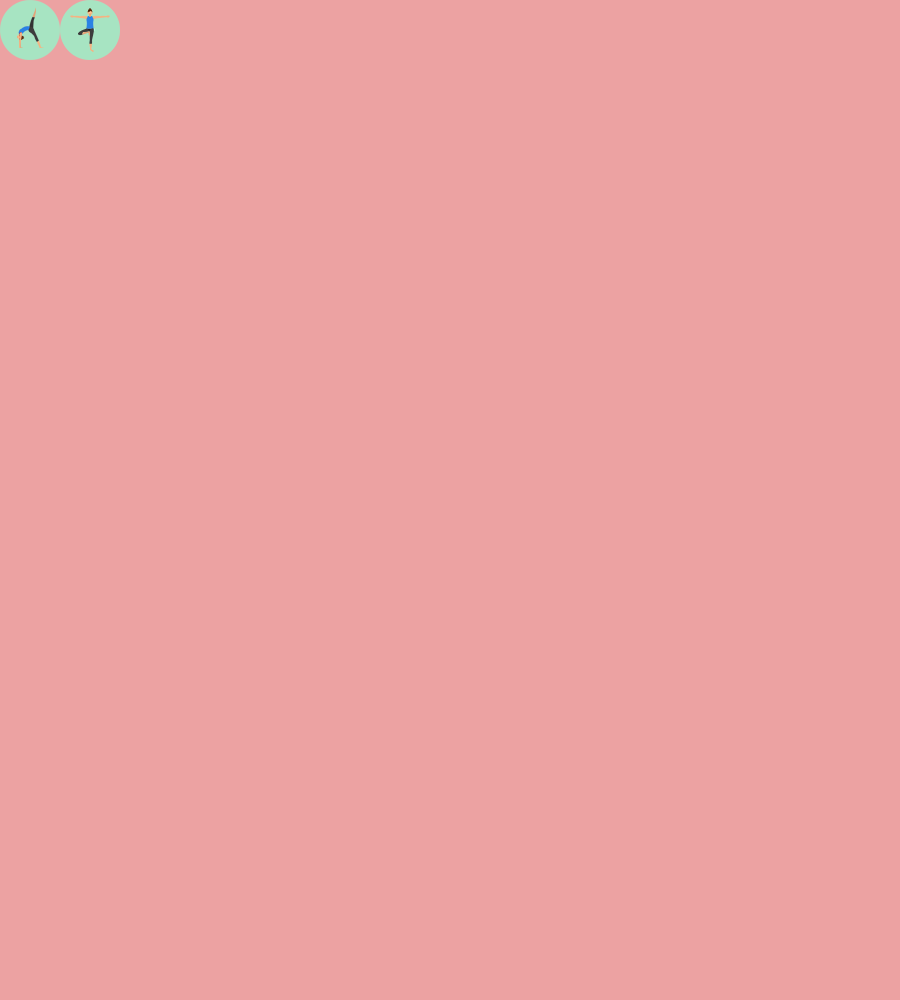
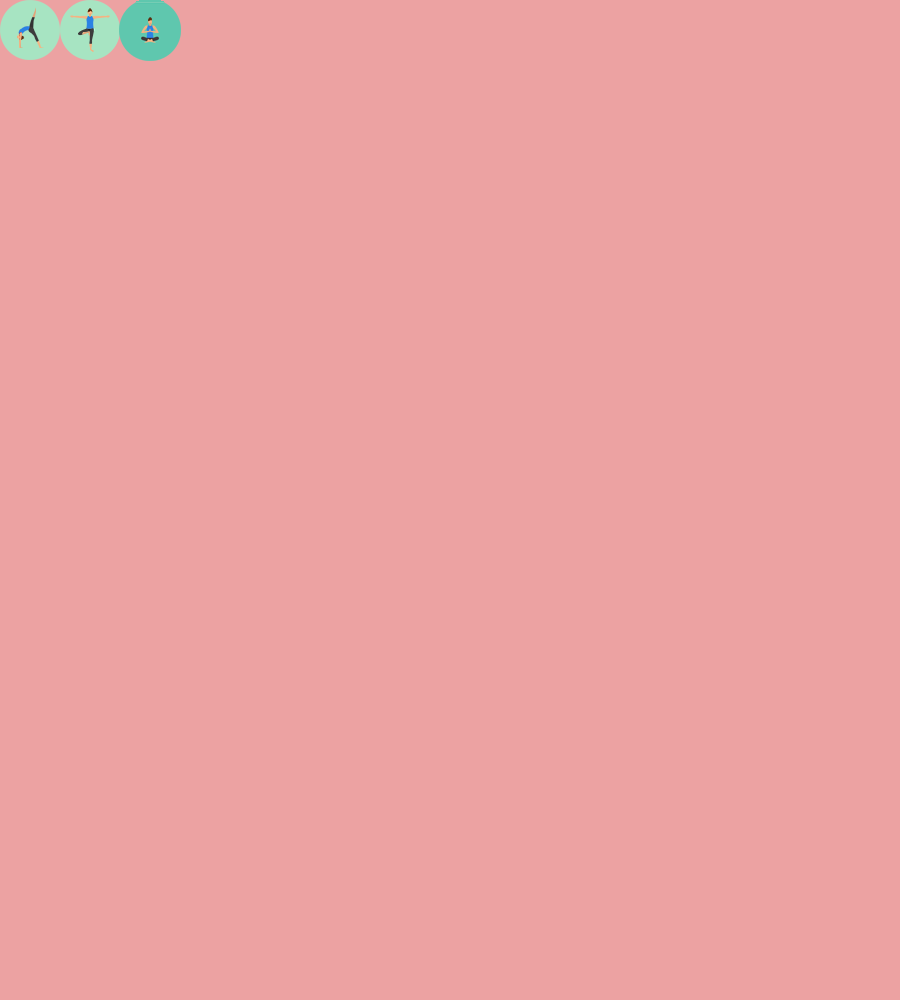
Layered file, before and after one edit (900x1000). Changes by layer:
added group "Layer 4" (dissolve) with 5 layers above "Layer 3" over (119, 0, 181, 61)
added layer "<Path> + <Path> + <Path> + <Path> + <Path> + <Path>" in group "Layer 4" over (148, 17, 152, 26)
added layer "<Group>" (3rd of 5, in "Layer 4") in group "Layer 4" over (141, 25, 159, 33)
added layer "<Path> + <Path> + <Path> + <Path> + <Path> + <Path> + <Path>" in group "Layer 4" over (119, 0, 181, 61)
